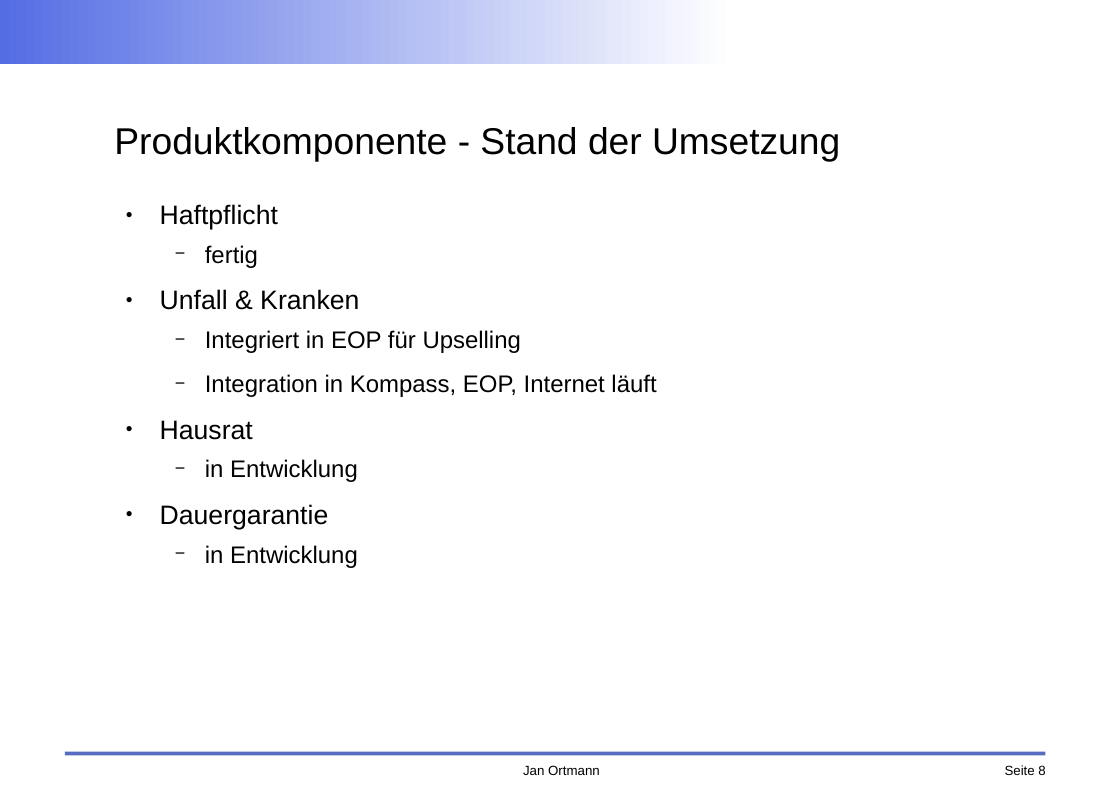
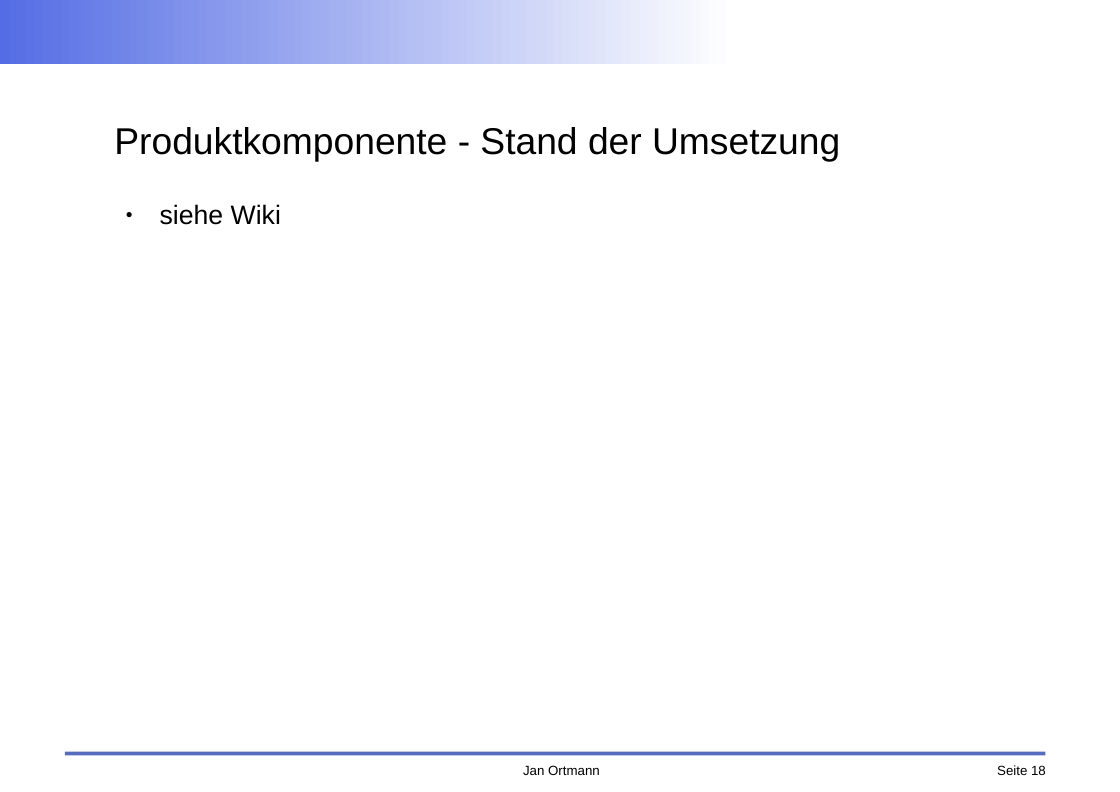
Before and after one commit to faktorips/faktorips.base, a slide deck: slide 18 of org.faktorips.doc/schulung/fachabteilung/Konzepte Produktkomponente.odp (slide 8 before the commit). Drawn at 1120x792 pixels with LibreOffice and Linux fonts; fonts in the diff are those of the drawing; background and template pictures are left out. Boxes give left, top, right and bottom in pixels: in the first picture for what was removed or moved away, otherwise in the second. Text is boxed around its words. In the diff, an @@ line names an element or a change of style, - is before the commit and + after.

```diff
--- a/org.faktorips.doc/schulung/fachabteilung/Konzepte Produktkomponente.odp
+++ b/org.faktorips.doc/schulung/fachabteilung/Konzepte Produktkomponente.odp
@@ text at <box>160,204,281,225</box>: text changed; size 18 to 20 pt @@
-● Haftpflicht
-  − fertig
-● Unfall & Kranken
-  − Integriert in EOP für Upselling
-  − Integration in Kompass, EOP, Internet läuft
-● Hausrat
-  − in Entwicklung
-● Dauergarantie
-  − in Entwicklung
+● siehe Wiki
@@ page number at <box>997,765,1046,775</box>: text changed @@
-Seite 8
+Seite 18
```
Also in this commit, not shown: 2 other slides changed, 1 slide removed, 13 other files.
